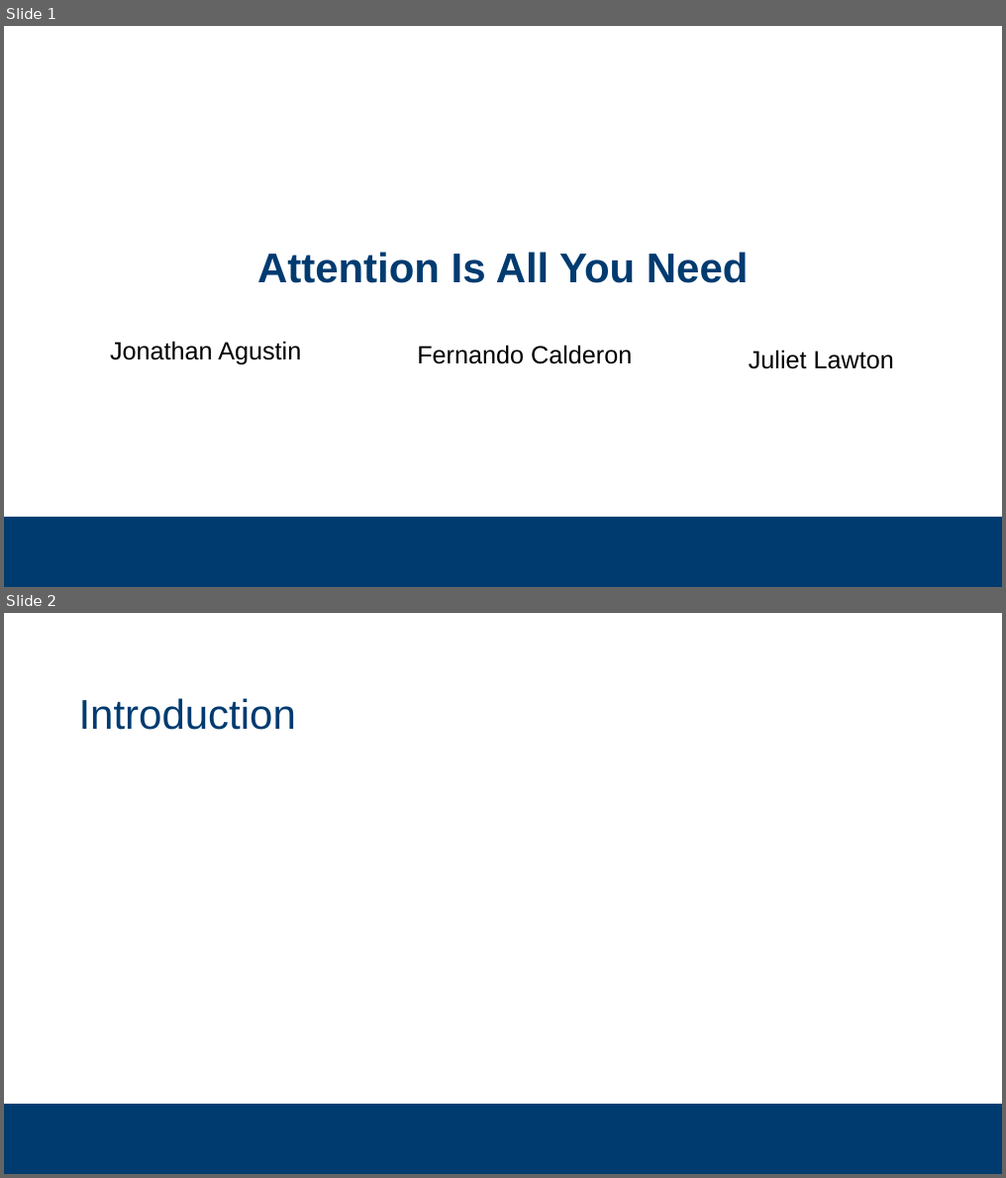
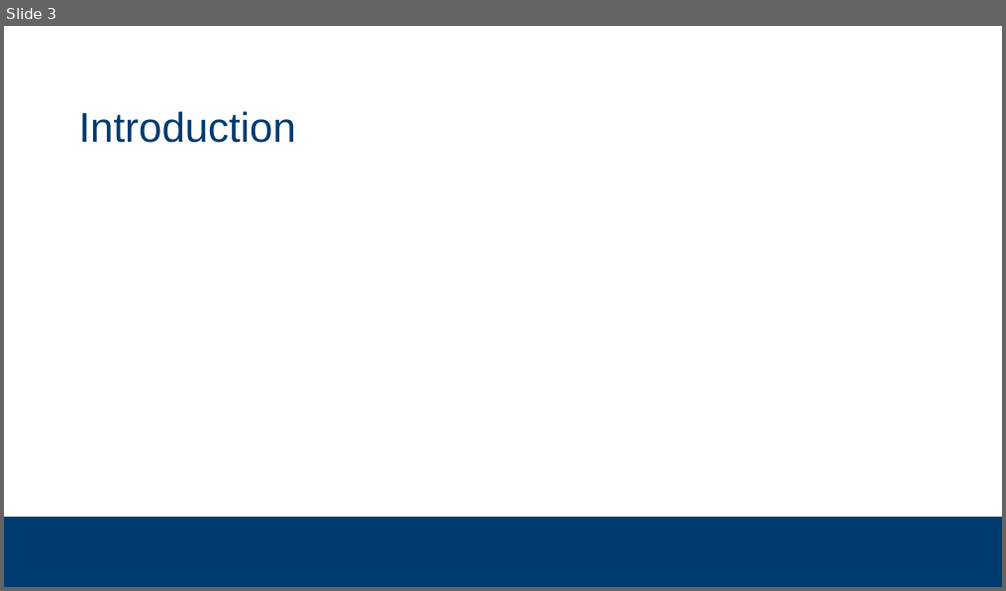
Before and after one commit to subsystem3/project, a slide deck: Final-Project-Team-2.pptx. Shown one above the other, each under a label of ours: slides 1 and 2 before the commit, slide 3 after it. The pictures are 1006x1178 and 1006x591 pixels, drawn with LibreOffice and Linux fonts; fonts in the diff are those of the drawing; background and template pictures are left out. Boxes give left, top, right and bottom in pixels: in the first picture for what was removed or moved away, otherwise in the second. Text is boxed around its words. In the diff, an @@ line names an element or a change of style, - is before the commit and + after.

```diff
--- a/Final-Project-Team-2.pptx
+++ b/Final-Project-Team-2.pptx
@@ slide 1 removed at (4, 26, 1002, 587), background #FFFFFF; not listed: 1 template element that a slide beside it also shows @@
@@ title removed at (257, 252, 748, 283) @@
-Attention Is All You Need
@@ text removed at (110, 341, 301, 366) @@
-Jonathan Agustin
@@ text removed at (417, 345, 632, 365) @@
-Fernando Calderon
@@ text removed at (748, 350, 894, 370) @@
-Juliet Lawton
@@ what was slide 2 is now slide 3 @@
```
Also in this commit, not shown: 2 slides changed, 10 slides added, 2 other slides removed.
